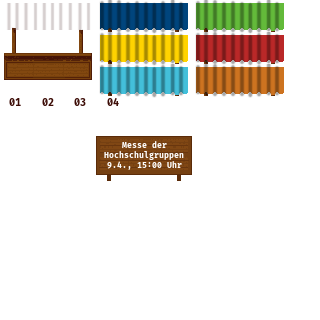
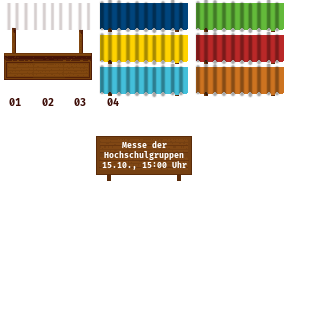
Revision of a layered 320x320 image; what changed, layer by layer:
painted on "Messe der Hochschulgruppen ..." over [102, 161, 187, 170]
